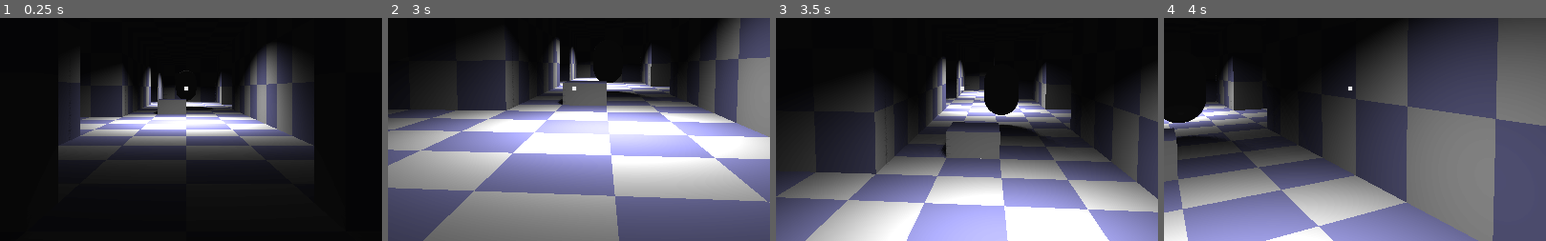
Above: before the commit, frames 1-4 (left to right).
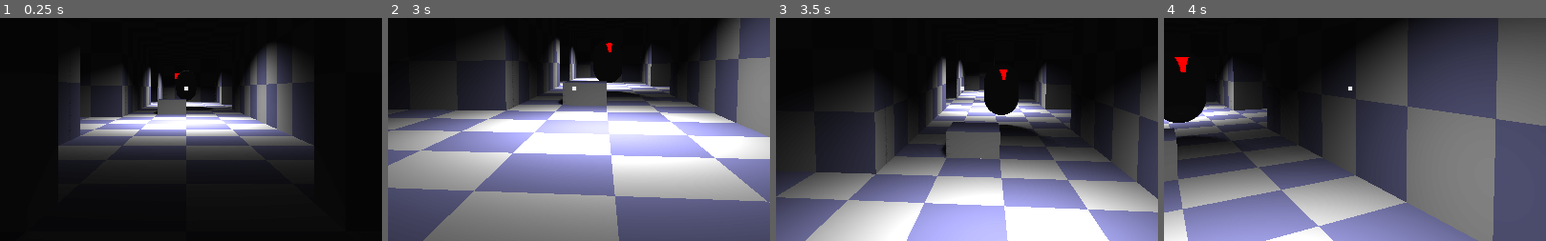
Above: after the commit, the same moments.

Repository: anthonyfinch/LD51
Game: Godot game, scene res://levels/TestLevel2.tscn
The game is run twice, just before and just after one commit, with the same random seed, the same clock (stepped at 60 frames per second) and the same inputs.
Inputs (mouse positions are % of the whole screen's width and height, from its top left):
- Up to frame 1 (0.25 s): no input
- Up to frame 2 (3 s): tap Enter at 0.5 s; move the mouse to (55, 50) at 0.52 s; hold W (forward) from 0.53 s (still down); tap C (crouch) every 0.75 s from 0.6 to 2.85 s; tap Space (jump) at 0.77, 1.52 s; move the mouse to (45, 50) at 1.27 s; move the mouse to (52, 48) at 2.02 s; move the mouse to (49, 52) at 2.77 s
- Up to frame 3 (3.5 s): keep holding W (forward); tap Space (jump) at 3.02 s
- Up to frame 4 (4 s): keep holding W (forward); move the mouse to (57, 51) at 3.52 s; tap C (crouch) at 3.6 s; tap Space (jump) at 3.77 s
The pictures show only the part of the screen within x 26-76%, y 34-84%; the shares and areas given below are measured in that part.

The runs differ from the first frame. In frame 1, less than 0.1% of the frame differs, in the area x 45-47%, y 24-28%; in frame 2, less than 0.1%; in frame 3, less than 0.1%; in frame 4, 0.1%, in the area x 2-7%, y 17-48%.

Commit message:
makes enemies smoothly rotate to face their direction of travel

Diff:
--- a/enemy/Enemy.gd
+++ b/enemy/Enemy.gd
@@ -130,8 +130,9 @@
 	var next_move = nav_agent.get_next_location()
 	var dir = (next_move - get_global_transform().origin).normalized()
 
-	# TODO replace this with a lerp to turn gradually
-	look_at(next_move, Vector3.UP)
+
+	# rotate smoothly to look at the next point
+	rotation.y = lerp(rotation.y, atan2(-dir.x, -dir.z), 0.1)
 
 	if not nav_agent.is_navigation_finished():
 		move_and_slide(dir * speed)
--- a/enemy/Enemy.tscn
+++ b/enemy/Enemy.tscn
@@ -8,6 +8,14 @@
 points = PoolVector3Array( 1, 0, 0.499804, 0.995106, 0.0978857, 0.499804, 0.980031, 0.0965153, 0.673355, 0.98473, 0, 0. …(34645 unchanged characters)…
 
 [sub_resource type="PrismMesh" id=24]
+
+[sub_resource type="SpatialMaterial" id=26]
+albedo_color = Color( 0.776471, 0, 0, 1 )
+emission_enabled = true
+emission = Color( 1, 0, 0, 1 )
+emission_energy = 2.15
+emission_operator = 0
+emission_on_uv2 = false
 
 [sub_resource type="BoxShape" id=25]
 extents = Vector3( 17.236, 4.44505, 29.6859 )
@@ -32,6 +40,7 @@
 [node name="MeshInstance2" type="MeshInstance" parent="."]
 transform = Transform( 0.3, 2.23517e-09, 2.23517e-09, 6.70553e-09, 3.93403e-08, 0.3, -2.23519e-09, -0.3, 3.93403e-08, 0, 2.4643, -0.860129 )
 mesh = SubResource( 24 )
+material/0 = SubResource( 26 )
 
 [node name="Timer" type="Timer" parent="."]
 process_mode = 0
--- a/levels/TestLevel2.tscn
+++ b/levels/TestLevel2.tscn
@@ -530,3 +530,12 @@
 
 [node name="Enemy" parent="." instance=ExtResource( 8 )]
 transform = Transform( 1, 0, 7.45058e-09, -7.45058e-09, 1, 0, 1.49012e-08, 0, 1, 31.7894, 0.536266, 0 )
+turn_speed = 0.4
+state = 0
+scan_time = 6.0
+wait_time = 4.0
+investigate_time = 10.0
+wander_speed = 1.0
+investigate_speed = 2.0
+total_visibility_cutoff = 0.65
+partial_visibility_cutoff = 0.15
Not shown: 1 places in enemy/Enemy.tscn that only renumber resources
